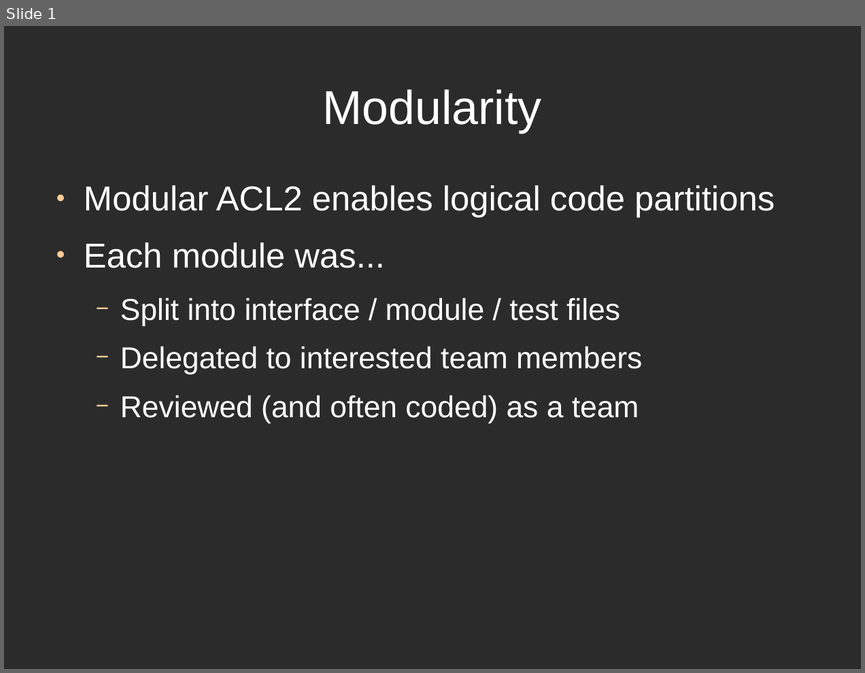
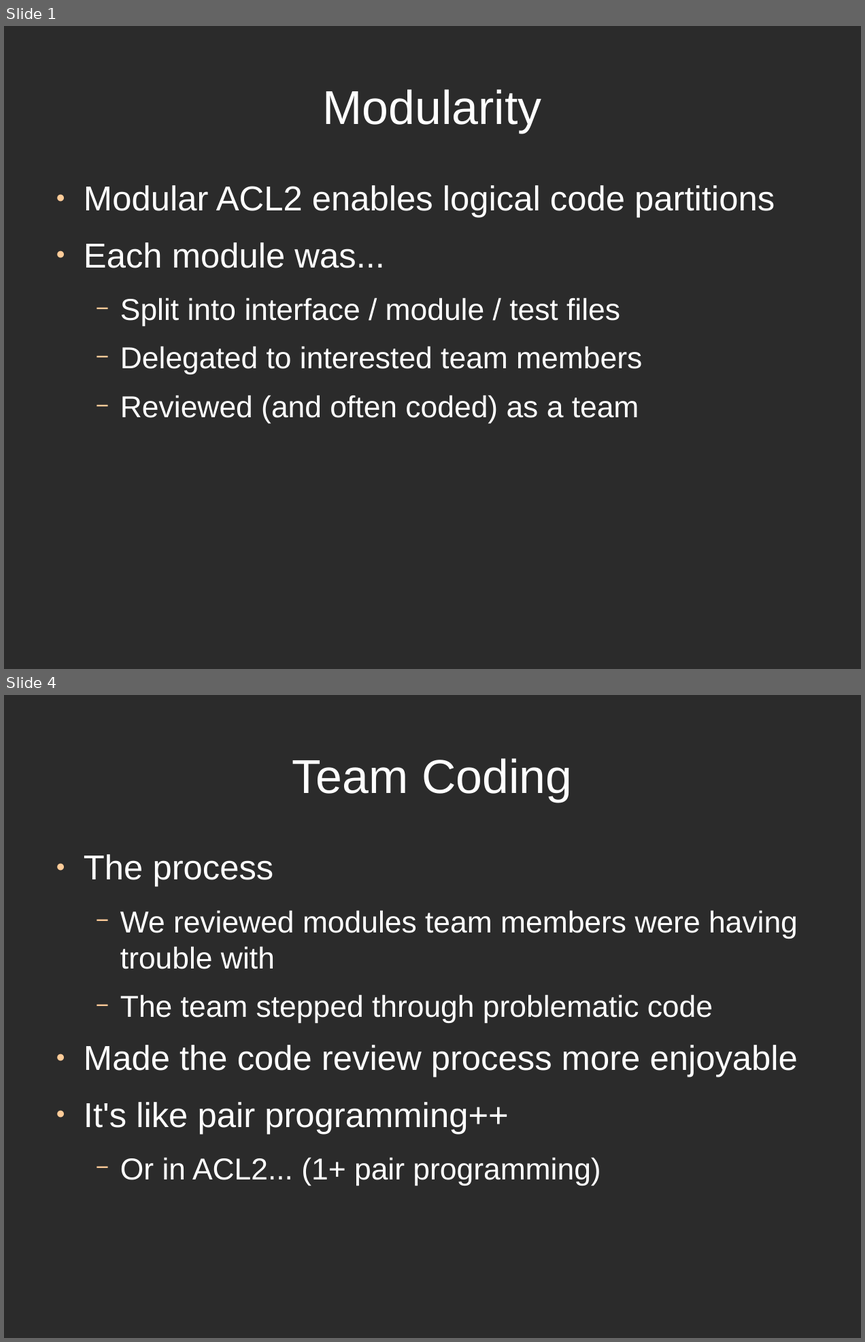
Before and after one commit to directrix1/se2, a slide deck: wip/SE2Presentation Implementation.odp. Shown one above the other, each under a label of ours: slide 1 before the commit, slides 1 and 4 after it; the slides between them are not shown. The pictures are 865x673 and 865x1342 pixels, drawn with LibreOffice and Linux fonts; fonts in the diff are those of the drawing; background and template pictures are left out; a plain dark background stands for a picture behind light text. Boxes give left, top, right and bottom in pixels: in the first picture for what was removed or moved away, otherwise in the second. Text is boxed around its words. In the diff, an @@ line names an element or a change of style, - is before the commit and + after.

```diff
--- a/wip/SE2Presentation Implementation.odp
+++ b/wip/SE2Presentation Implementation.odp
@@ slide 4 added at (x1=4, y1=695, x2=861, y2=1338), background picture (left out) @@
@@ title added at (x1=292, y1=758, x2=572, y2=802), 44 pt, text #FFFFFF @@
+Team Coding
@@ text added at (x1=84, y1=854, x2=798, y2=1185), 28 pt, text #FFFFFF @@
+● The process
+  − We reviewed modules team members were having trouble with
+  − The team stepped through problematic code
+● Made the code review process more enjoyable
+● It's like pair programming++
+  − Or in ACL2... (1+ pair programming)
```
Also in this commit, not shown: 3 slides changed, 1 other slide added, 1 slide removed.
